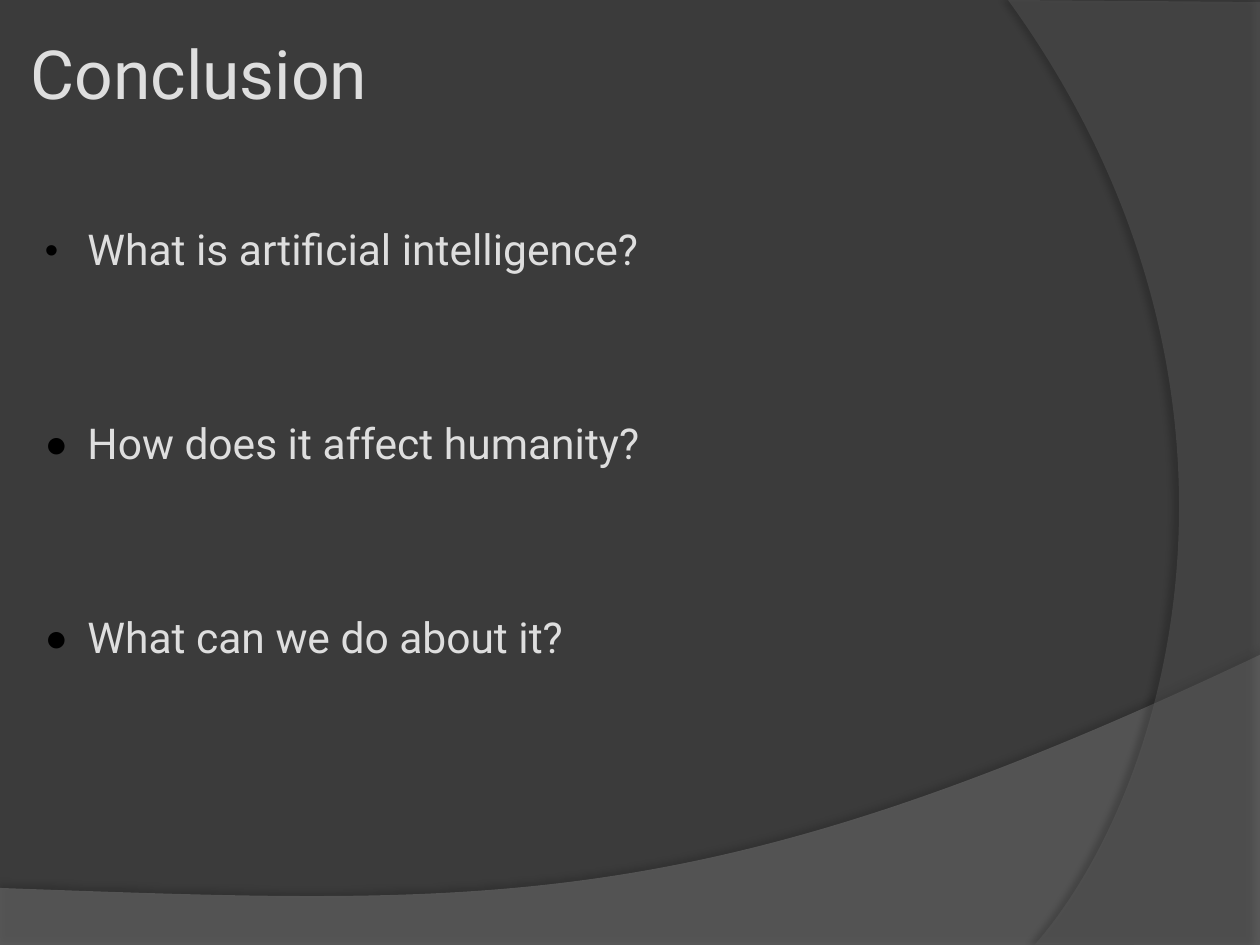
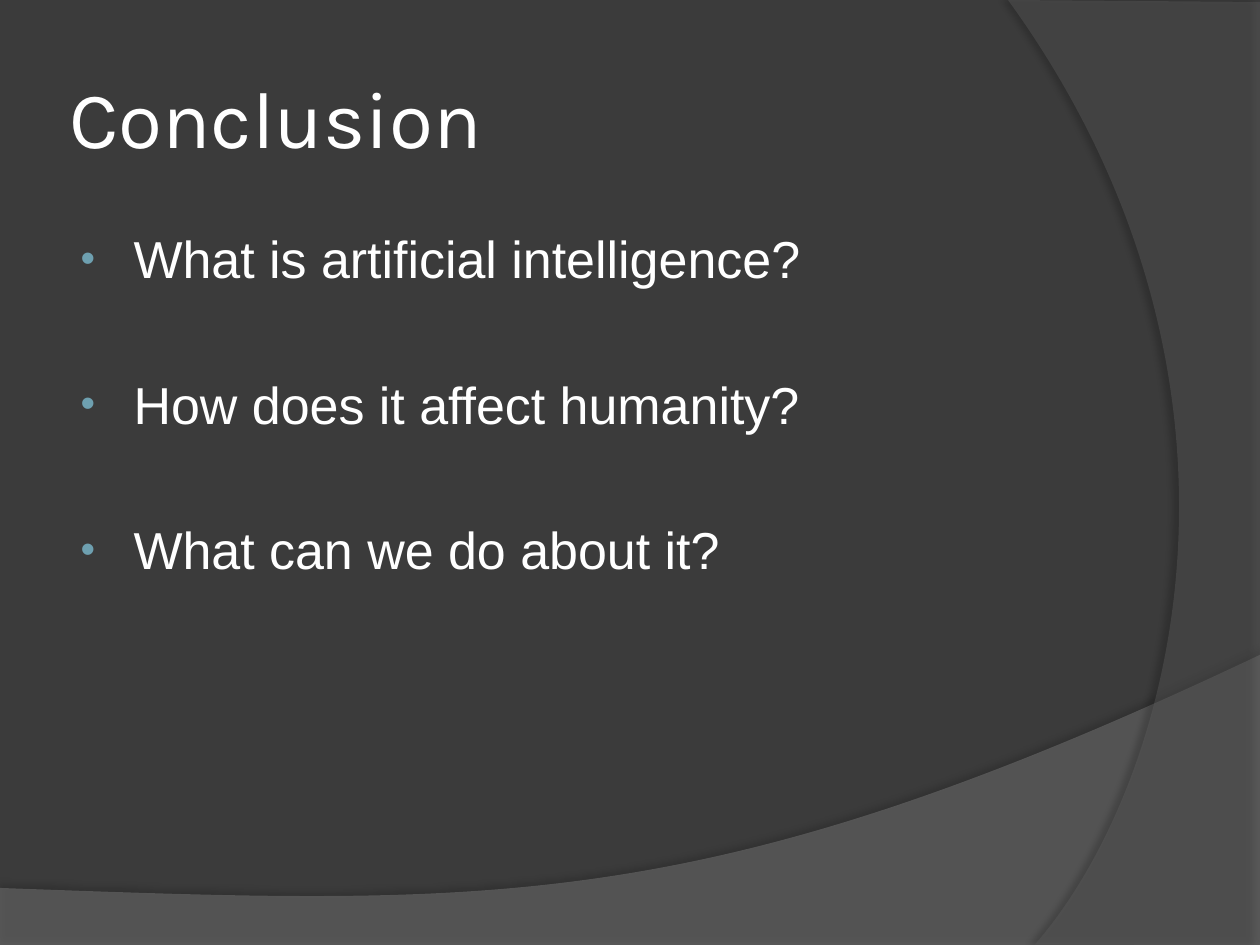
Before and after one commit to abhishekori/team-sexy-awesome-repository-of-awesomeness-----sexy, a slide deck: slide 16 of artififical intelligence.pptx. Drawn at 1260x945 pixels with LibreOffice and Linux fonts; fonts in the diff are those of the drawing. Boxes give left, top, right and bottom in pixels: in the first picture for what was removed or moved away, otherwise in the second. Text is boxed around its words. In the diff, an @@ line names an element or a change of style, - is before the commit and + after.

```diff
--- a/artififical intelligence.pptx
+++ b/artififical intelligence.pptx
@@ title "Conclusion": place and size @@
-title "Conclusion" at [31, 48, 368, 100]
+title "Conclusion" at [69, 92, 481, 149]
@@ title "Conclusion" at [69, 92, 481, 149]: size 43 to 51 pt, font Roboto to Karla, text colour #DEDEDE to #FFFFFF; line spacing 0.95 to 1; vertical alignment top to middle @@
@@ text "What is artificial intelligence?": place and size @@
-text "What is artificial intelligence?" at [87, 232, 639, 654]
+text "What is artificial intelligence?" at [134, 240, 800, 570]
@@ text "What is artificial intelligence?" at [134, 240, 800, 570]: size 27 to 33 pt, font Roboto to Arial, text colour #DEDEDE to #FFFFFF; list level 2 to 1 in "What is artificial intelligence?"; line spacing 0.95 to 1; bullet colour #000000 to #6EA0B0; bullet ● to •; list level 2 to 1 in "How does it affect humanity?"; list level 2 to 1 in "What can we do about ..." @@
```
Also in this commit, not shown: 4 other slides changed, 3 slides added, 4 slides removed.
